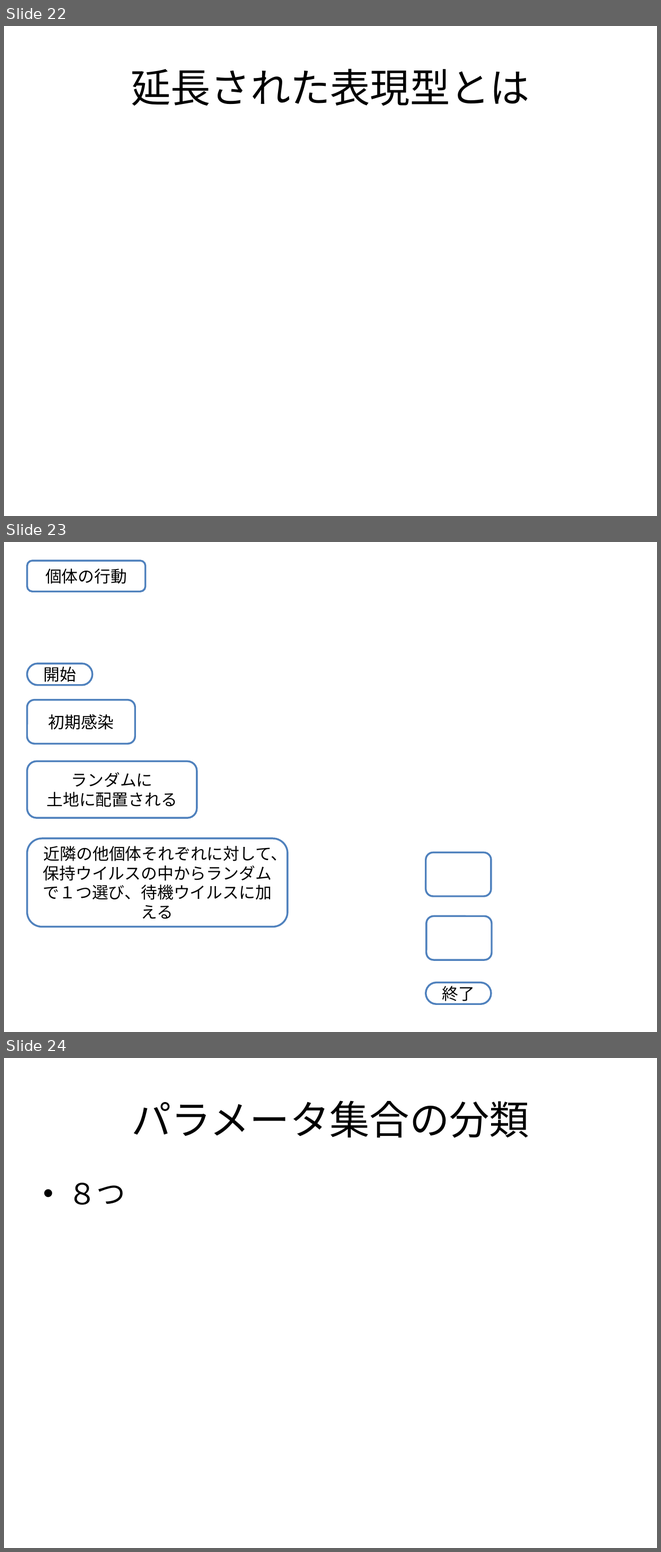
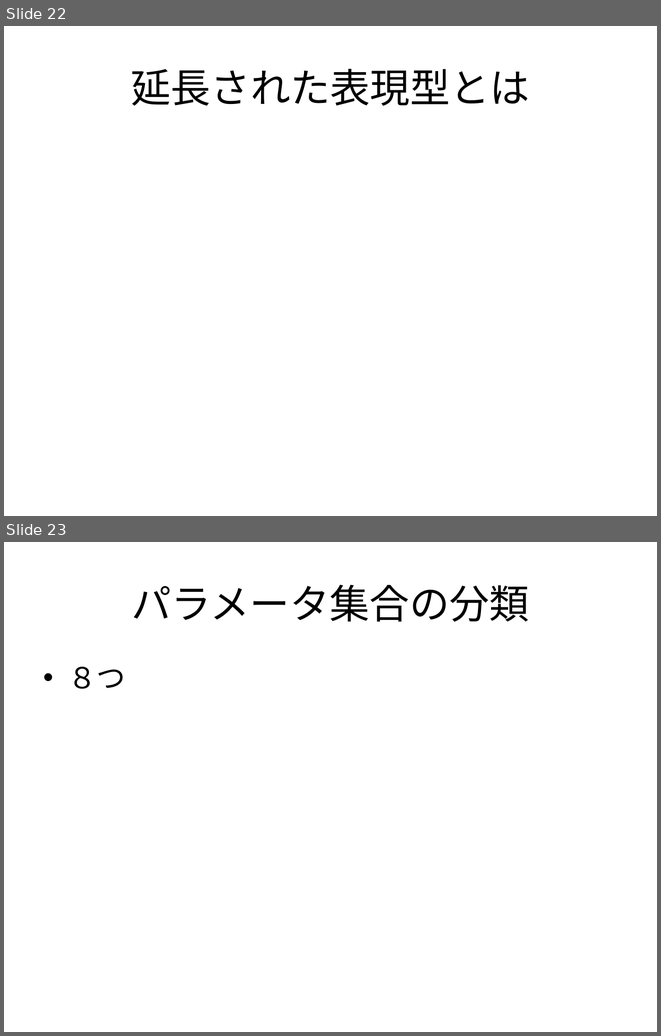
Before and after one commit to nkud/Research-BB, a slide deck: ppt/卒業研究.pptx. Shown one above the other, each under a label of ours: slides 22, 23 and 24 before the commit, slides 22 and 23 after it. The pictures are 661x1552 and 661x1036 pixels, drawn with LibreOffice and Linux fonts; fonts in the diff are those of the drawing. Boxes give left, top, right and bottom in pixels: in the first picture for what was removed or moved away, otherwise in the second. Text is boxed around its words. In the diff, an @@ line names an element or a change of style, - is before the commit and + after.

```diff
--- a/ppt/卒業研究.pptx
+++ b/ppt/卒業研究.pptx
@@ slide 23 removed at (x1=4, y1=542, x2=657, y2=1032), background #FFFFFF @@
@@ rounded rectangle removed at (x1=27, y1=561, x2=145, y2=592) @@
-個体の行動
@@ pill shape removed at (x1=27, y1=663, x2=92, y2=685) @@
-開始
@@ rounded rectangle removed at (x1=27, y1=700, x2=134, y2=744) @@
-初期感染
@@ rounded rectangle removed at (x1=27, y1=761, x2=196, y2=818) @@
-ランダムに
-土地に配置される
@@ rounded rectangle removed at (x1=27, y1=838, x2=288, y2=927) @@
-近隣の他個体それぞれに対して、保持ウイルスの中からランダムで１つ選び、待機ウイルスに加える
@@ rounded rectangle removed at (x1=426, y1=852, x2=491, y2=896) @@
@@ rounded rectangle removed at (x1=426, y1=916, x2=492, y2=960) @@
@@ pill shape removed at (x1=426, y1=982, x2=491, y2=1004) @@
-終了
@@ what was slide 24 is now slide 23 @@
```
Also in this commit, not shown: 1 slide changed.
